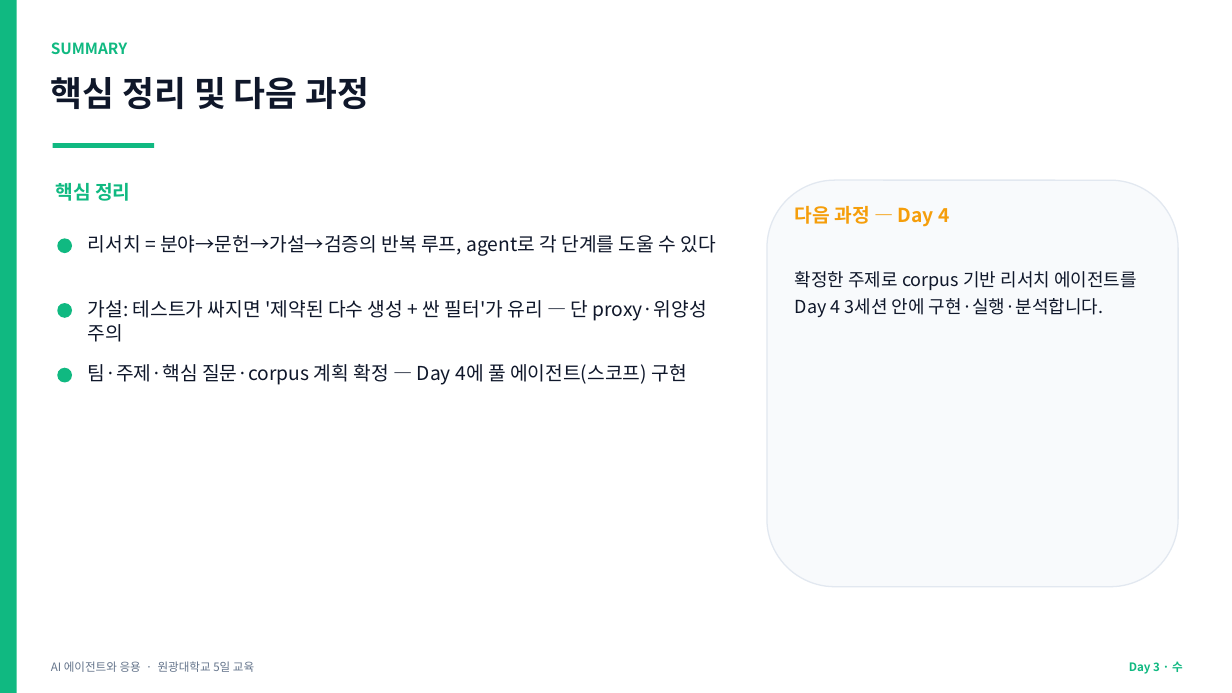
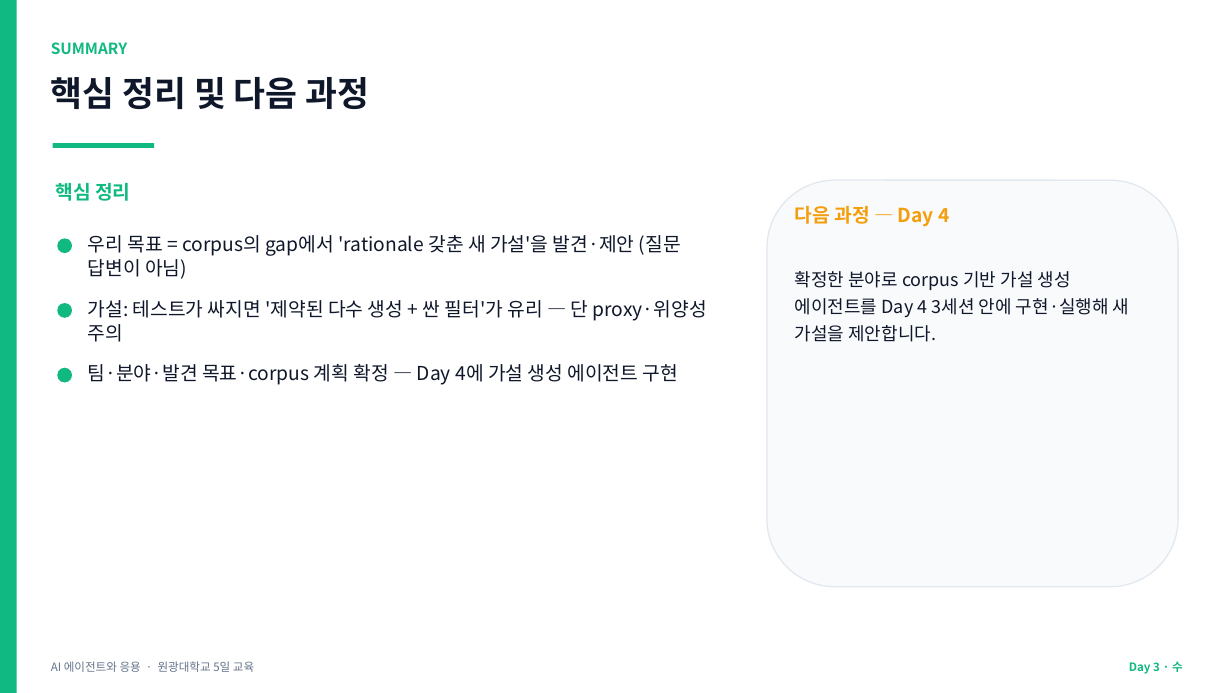
Before and after one commit to jyshin-22/wku-ai-agent-program, a slide deck: slide 25 of slides/day3.pptx. Drawn at 1232x693 pixels with LibreOffice and Linux fonts; fonts in the diff are those of the drawing. Boxes give left, top, right and bottom in pixels: in the first picture for what was removed or moved away, otherwise in the second. Text is boxed around its words. In the diff, an @@ line names an element or a change of style, - is before the commit and + after.

```diff
--- a/slides/day3.pptx
+++ b/slides/day3.pptx
@@ text at bbox=[88, 235, 681, 279]: text changed @@
-리서치 = 분야→문헌→가설→검증의 반복 루프, agent로 각 단계를 도울 수 있다
+우리 목표 = corpus의 gap에서 'rationale 갖춘 새 가설'을 발견·제안 (질문 답변이 아님)
@@ text at bbox=[795, 271, 1130, 342]: text changed @@
-확정한 주제로 corpus 기반 리서치 에이전트를 Day 4 3세션 안에 구현·실행·분석합니다.
+확정한 분야로 corpus 기반 가설 생성 에이전트를 Day 4 3세션 안에 구현·실행해 새 가설을 제안합니다.
@@ text at bbox=[88, 364, 678, 385]: text changed @@
-팀·주제·핵심 질문·corpus 계획 확정 — Day 4에 풀 에이전트(스코프) 구현
+팀·분야·발견 목표·corpus 계획 확정 — Day 4에 가설 생성 에이전트 구현
```
Also in this commit, not shown: 4 other slides changed, 18 other files.
